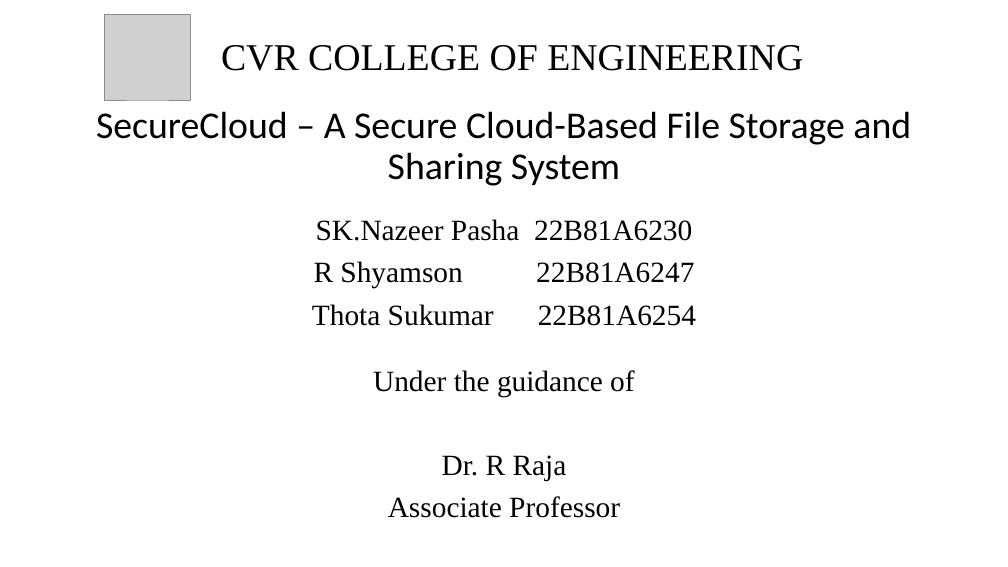
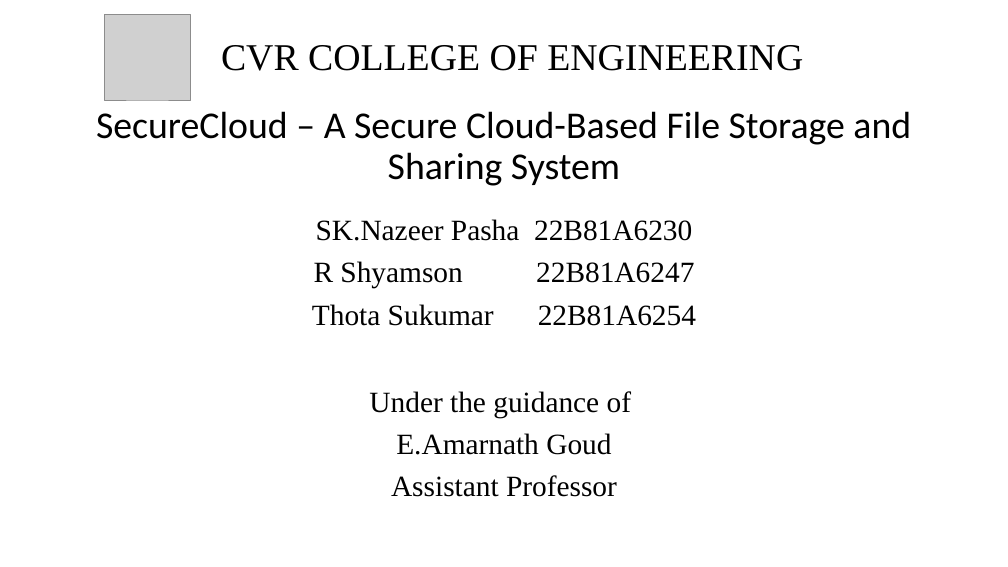
Before and after one commit to nazeer77718/securecloud-sharing-system, a slide deck: slide 2 of secure-cloud.pptx. Drawn at 1008x567 pixels with LibreOffice and Linux fonts; fonts in the diff are those of the drawing; grey boxes stand for pictures. Boxes give left, top, right and bottom in pixels: in the first picture for what was removed or moved away, otherwise in the second. Text is boxed around its words. In the diff, an @@ line names an element or a change of style, - is before the commit and + after.

```diff
--- a/secure-cloud.pptx
+++ b/secure-cloud.pptx
@@ text at <box>391,433,617,497</box>: text changed @@
-Dr. R Raja
-Associate Professor
+E.Amarnath Goud
+Assistant Professor
```
Also in this commit, not shown: 4 other slides changed, 17 slides added, 5 slides removed, 1 other file.
